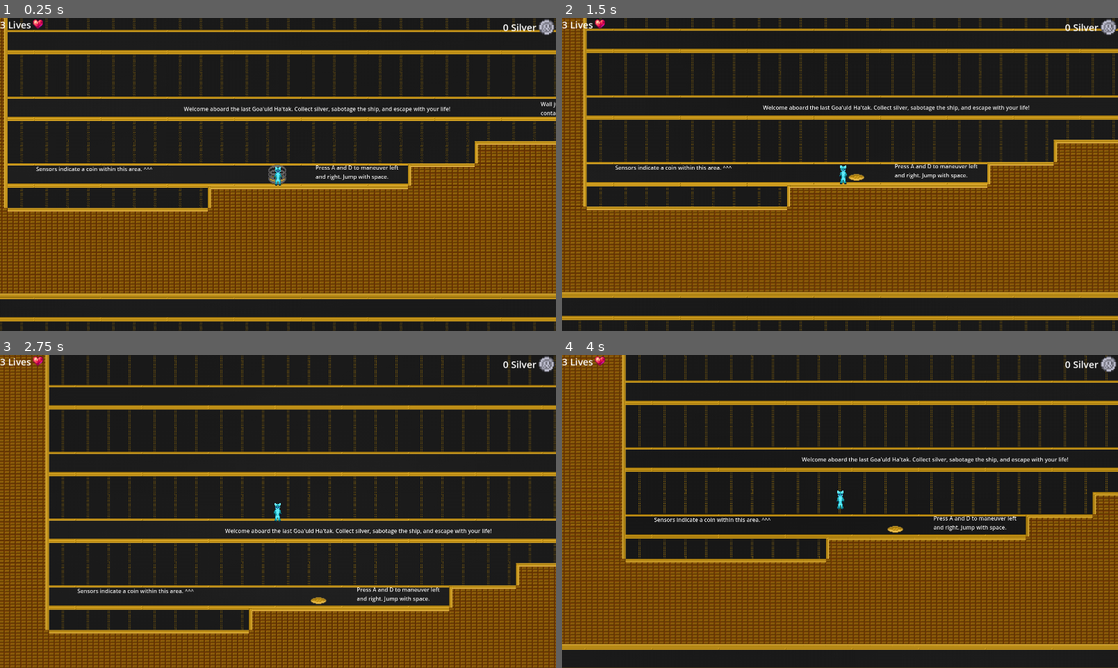
Above: before the commit, frames 1-4 (two rows, left to right).
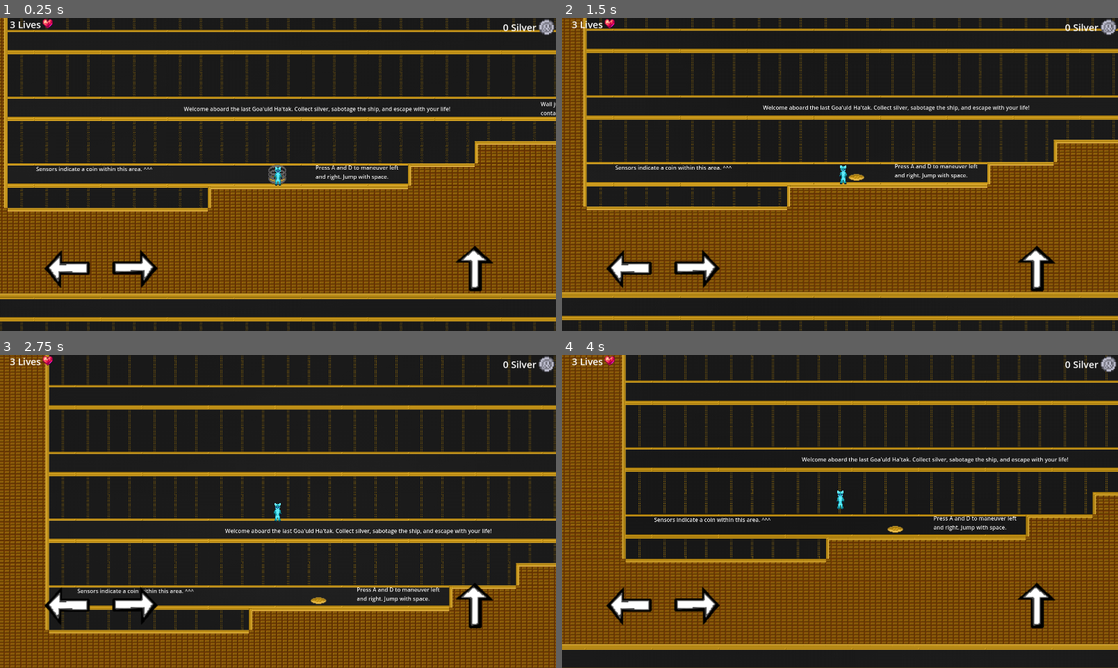
Above: after the commit, the same moments.

Repository: Novaliyn/SuperSilverHunter
Game: Godot game, scene res://main.tscn
Two runs of this game, one before a commit and one after it. Both use one fixed random seed, a clock stepped at 60 frames per second and the inputs below.
Inputs:
- Up to frame 1 (0.25 s): no input
- Up to frame 2 (1.5 s): tap A (KEYA) at 0.5, 0.6, 1.25 s; tap D (KEYD) at 0.8, 1.35 s
- Up to frame 3 (2.75 s): tap Space (Spacebar) at 1.55, 2.1 s; tap A (KEYA) at 2, 2.3 s
- Up to frame 4 (4 s): tap A (KEYA) at 2.75, 2.85, 3.5 s; tap D (KEYD) at 3.05, 3.6 s; tap Space (Spacebar) at 3.8 s

The runs differ from the first frame. In frame 1, 1.4% of the frame differs, in the area x 0-89%, y 0-88%; in frame 2, 1.4%; in frame 3, 1.2%; in frame 4, 1.4%.

Commit message:
added touch controls

Diff:
--- a/main.tscn
+++ b/main.tscn
@@ -1,8 +1,11 @@
-[gd_scene load_steps=6 format=3 uid="uid://tclry6q673e5"]
+[gd_scene load_steps=9 format=3 uid="uid://tclry6q673e5"]
 
 [ext_resource type="Script" uid="uid://c4nghbj75v8we" path="res://scripts/main.gd" id="1_ig7tw"]
 [ext_resource type="Texture2D" uid="uid://brd0s7rbofqws" path="res://images/HealthPack.png" id="2_h2yge"]
 [ext_resource type="Texture2D" uid="uid://bj5yckhhr1o6m" path="res://images/Silver.png" id="3_1bvp3"]
+[ext_resource type="Texture2D" uid="uid://6yhbu08e3oif" path="res://images/Touch/left.png" id="4_7mycd"]
+[ext_resource type="Texture2D" uid="uid://da71ptd8043s" path="res://images/Touch/right.png" id="5_272bh"]
+[ext_resource type="Texture2D" uid="uid://b2sln11ui5uqk" path="res://images/Touch/jump.png" id="6_5vw27"]
 
 [sub_resource type="SystemFont" id="SystemFont_h2yge"]
 
@@ -25,8 +28,10 @@
 [node name="CanvasLayer" type="CanvasLayer" parent="HUD"]
 
 [node name="HBoxContainer2" type="HBoxContainer" parent="HUD/CanvasLayer"]
-offset_right = 111.0
-offset_bottom = 46.0
+offset_left = 34.0
+offset_top = -1.0
+offset_right = 185.0
+offset_bottom = 45.0
 
 [node name="Lives" type="Label" parent="HUD/CanvasLayer/HBoxContainer2"]
 layout_mode = 2
@@ -58,3 +63,23 @@
 layout_mode = 2
 texture = ExtResource("3_1bvp3")
 stretch_mode = 4
+
+[node name="Touch Controls" type="CanvasLayer" parent="HUD"]
+
+[node name="left" type="TouchScreenButton" parent="HUD/Touch Controls"]
+position = Vector2(142, 760)
+scale = Vector2(3, 3)
+texture_normal = ExtResource("4_7mycd")
+action = "KEYA"
+
+[node name="right" type="TouchScreenButton" parent="HUD/Touch Controls"]
+position = Vector2(364, 759)
+scale = Vector2(3, 3)
+texture_normal = ExtResource("5_272bh")
+action = "KEYD"
+
+[node name="jump" type="TouchScreenButton" parent="HUD/Touch Controls"]
+position = Vector2(1553, 775)
+scale = Vector2(3, 3)
+texture_normal = ExtResource("6_5vw27")
+action = "Spacebar"
--- a/project.godot
+++ b/project.godot
@@ -54,6 +54,11 @@
 ]
 }
 
+[input_devices]
+
+pointing/emulate_touch_from_mouse=true
+pointing/emulate_mouse_from_touch=false
+
 [rendering]
 
 textures/vram_compression/import_s3tc_bptc=true
Binary file added: images/Cover.png
Not shown, added: images/Cover.png.import
Binary file added: images/Touch/jump.png
Not shown, added: images/Touch/jump.png.import
Binary file added: images/Touch/left.png
Not shown, added: images/Touch/left.png.import
Binary file added: images/Touch/right.png
Not shown, added: images/Touch/right.png.import
